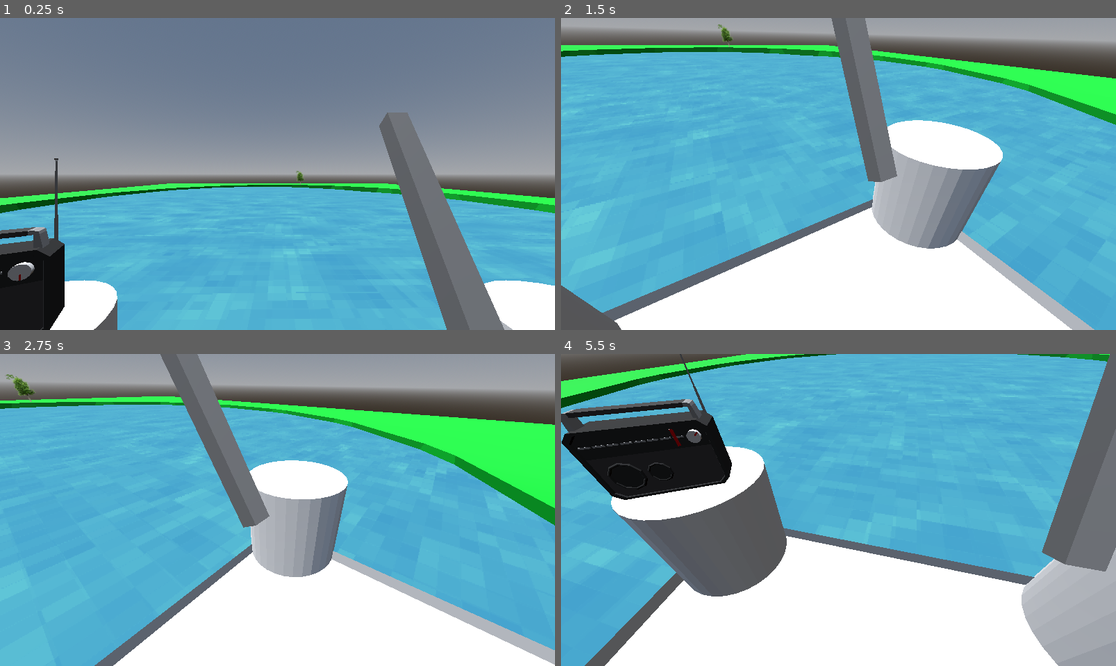
Above: before the commit, frames 1-4 (two rows, left to right).
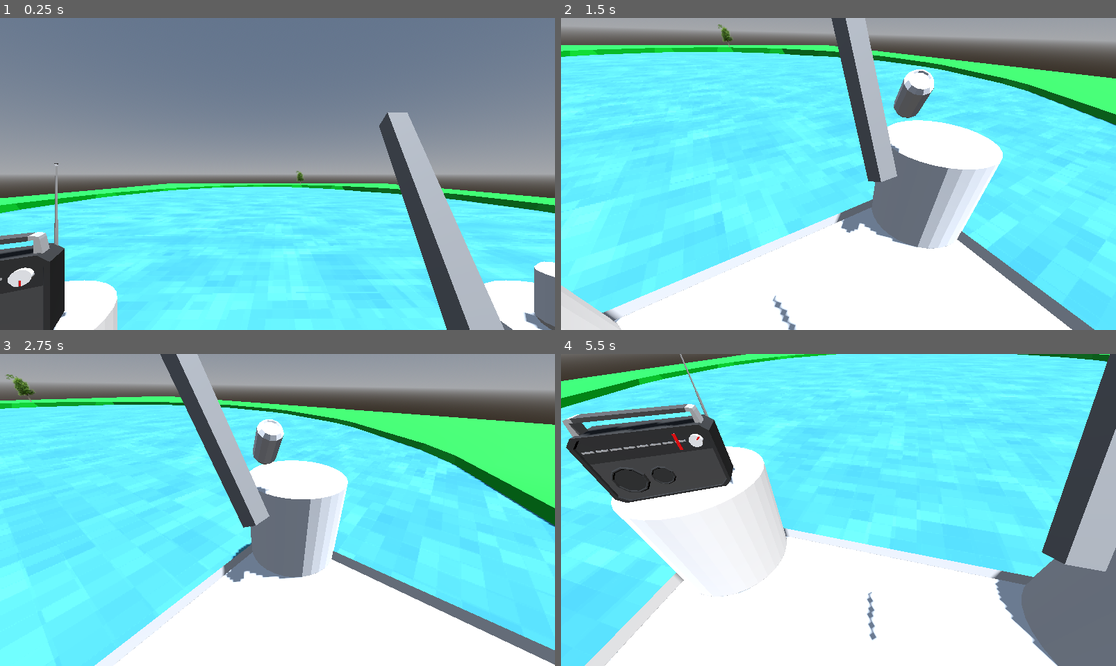
Above: after the commit, the same moments.

Repository: Herodegon/GMTK_2026
Game: Godot game, scene res://scenes/world.tscn
The game is run twice, just before and just after one commit, with the same random seed, the same clock (stepped at 60 frames per second) and the same inputs. Sound files missing from this copy of the repository are replaced by a short silence.
Inputs:
- Up to frame 1 (0.25 s): no input
- Up to frame 2 (1.5 s): hold D (right) 0.53-1.28 s; hold E (interact) 0.53-1.28 s; hold S (down) from 1.28 s (still down); tap E (interact) at 1.35 s
- Up to frame 3 (2.75 s): release S (down) at 2.03 s; hold D (right) from 2.03 s (still down); hold E (interact) from 2.03 s (still down)
- Up to frame 4 (5.5 s): release D (right) at 2.78 s; release E (interact) at 2.78 s; hold W (up) 2.78-3.53 s; tap E (interact) at 2.85, 4.35 s; hold E (interact) 3.53-4.28 s; hold A (left) 3.53-5.03 s; hold S (down) from 5.03 s (still down); hold E (interact) from 5.03 s (still down)

The runs differ from the first frame. In frame 1, 44% of the frame differs, in the area x 0-100%, y 30-100%; in frame 2, 70%; in frame 3, 67%; in frame 4, 74%, in the area x 0-100%, y 0-100%.

Commit message:
added deer drinking

Diff:
--- /dev/null
+++ b/scenes/beer.tscn
@@ -0,0 +1,77 @@
+[gd_scene format=3 uid="uid://cx511b2r3d43t"]
+
+[ext_resource type="Script" uid="uid://bpjbulxv4sm46" path="res://scripts/beer.gd" id="1_31xl2"]
+[ext_resource type="PackedScene" uid="uid://ir7o3tb33h4h" path="res://assets/models/beer.fbx" id="2_he3c0"]
+
+[sub_resource type="Animation" id="Animation_he3c0"]
+length = 0.001
+tracks/0/type = "value"
+tracks/0/imported = false
+tracks/0/enabled = true
+tracks/0/path = NodePath("beer:position")
+tracks/0/interp = 1
+tracks/0/loop_wrap = true
+tracks/0/keys = {
+"times": PackedFloat32Array(0),
+"transitions": PackedFloat32Array(1),
+"update": 0,
+"values": [Vector3(0, 0, 0)]
+}
+tracks/1/type = "value"
+tracks/1/imported = false
+tracks/1/enabled = true
+tracks/1/path = NodePath("beer:rotation")
+tracks/1/interp = 1
+tracks/1/loop_wrap = true
+tracks/1/keys = {
+"times": PackedFloat32Array(0),
+"transitions": PackedFloat32Array(1),
+"update": 0,
+"values": [Vector3(0, 0, 0)]
+}
+
+[sub_resource type="Animation" id="Animation_31xl2"]
+resource_name = "drink"
+length = 3.0000000000000004
+step = 0.1
+tracks/0/type = "value"
+tracks/0/imported = false
+tracks/0/enabled = true
+tracks/0/path = NodePath("beer:position")
+tracks/0/interp = 2
+tracks/0/loop_wrap = true
+tracks/0/keys = {
+"times": PackedFloat32Array(0, 1, 1.5, 2, 3),
+"transitions": PackedFloat32Array(1, 1, 1, 1, 1),
+"update": 0,
+"values": [Vector3(0, 0, 0), Vector3(-0.5413608, 0.6175966, 0.08629234), Vector3(-0.56203973, 0.8741943, 0.07469684), Vector3(-0.5413608, 0.6175966, 0.08629234), Vector3(0, 0, 0)]
+}
+tracks/1/type = "value"
+tracks/1/imported = false
+tracks/1/enabled = true
+tracks/1/path = NodePath("beer:rotation")
+tracks/1/interp = 2
+tracks/1/loop_wrap = true
+tracks/1/keys = {
+"times": PackedFloat32Array(0, 1, 1.5, 2, 3),
+"transitions": PackedFloat32Array(1, 1, 1, 1, 1),
+"update": 0,
+"values": [Vector3(0, 0, 0), Vector3(0.7160944, -0.3896384, 0.122160055), Vector3(1.0586878, -0.30508375, 0.18871485), Vector3(0.7160944, -0.3896384, 0.122160055), Vector3(0, 0, 0)]
+}
+
+[sub_resource type="AnimationLibrary" id="AnimationLibrary_he3c0"]
+_data = {
+&"RESET": SubResource("Animation_he3c0"),
+&"drink": SubResource("Animation_31xl2")
+}
+
+[node name="Beer" type="Node3D" unique_id=1067645362]
+script = ExtResource("1_31xl2")
+
+[node name="beer" parent="." unique_id=1338220165 instance=ExtResource("2_he3c0")]
+transform = Transform3D(0.6000001, 0, 0, 0, 0.6, 0, 0, 0, 0.59999996, 0, 0, 0)
+
+[node name="Animator" type="AnimationPlayer" parent="." unique_id=1039607564]
+libraries/ = SubResource("AnimationLibrary_he3c0")
+
+[connection signal="animation_finished" from="Animator" to="." method="_on_animator_animation_finished"]
--- a/scenes/world.tscn
+++ b/scenes/world.tscn
@@ -6,6 +6,7 @@
 [ext_resource type="PackedScene" uid="uid://cvmxuyikecdj0" path="res://assets/models/lake_dock.glb" id="4_k0juu"]
 [ext_resource type="Texture2D" uid="uid://cop2q3jl40x72" path="res://assets/sprites/tree.png" id="5_71j4m"]
 [ext_resource type="PackedScene" uid="uid://s4qt08baqykk" path="res://scenes/radio.tscn" id="6_qfnet"]
+[ext_resource type="PackedScene" uid="uid://cx511b2r3d43t" path="res://scenes/beer.tscn" id="7_i7141"]
 
 [sub_resource type="ProceduralSkyMaterial" id="ProceduralSkyMaterial_rwgxs"]
 
@@ -50,7 +51,8 @@
 environment = SubResource("Environment_wnsco")
 
 [node name="Sun" type="DirectionalLight3D" parent="." unique_id=1065809548]
-transform = Transform3D(-0.45209804, 0.86157525, -0.23085842, 1.8333646e-09, 0.2588191, 0.9659258, 0.89196813, 0.43669328, -0.11701165, 0, 0, 0)
+transform = Transform3D(0.73947954, -0.65024096, 0.17423151, -4.721209e-09, 0.2588191, 0.9659258, -0.67317903, -0.71428245, 0.19139144, 0, 0, 0)
+shadow_enabled = true
 
 [node name="Player" parent="." unique_id=390882609 instance=ExtResource("1_nnsk1")]
 transform = Transform3D(1, 0, 0, 0, 1, 0, 0, 0, 1, 0, 1, 0)
@@ -73,4 +75,7 @@
 texture = ExtResource("5_71j4m")
 
 [node name="radio" parent="." unique_id=221357753 instance=ExtResource("6_qfnet")]
-transform = Transform3D(0.67594, 0, 0.42790794, 0, 0.8, 0, -0.42790794, 0, 0.67594, -2.835584, -0.51936126, -1.7732098)
+transform = Transform3D(0.67594, 0, 0.42790794, 0, 0.8, 0, -0.42790794, 0, 0.67594, -2.835584, -0.569517, -1.7732098)
+
+[node name="Beer" parent="." unique_id=1067645362 instance=ExtResource("7_i7141")]
+transform = Transform3D(1, 0, 0, 0, 1, 0, 0, 0, 1, 2.861028, -0.23782977, -2.0249205)
--- /dev/null
+++ b/scripts/beer.gd
@@ -0,0 +1,15 @@
+extends Node3D
+
+var drinking: bool = false
+
+func _ready() -> void:
+	EventBus.beer_interact.connect(drink)
+
+func drink():
+	while !drinking:
+		drinking = true
+		$Animator.play("drink")
+
+func _on_animator_animation_finished(anim_name):
+	if anim_name == "drink":
+		drinking = false
--- a/scripts/event_bus.gd
+++ b/scripts/event_bus.gd
@@ -2,3 +2,5 @@
 
 signal radio_interact
 signal radio_prompt
+
+signal beer_interact
--- a/scripts/player.gd
+++ b/scripts/player.gd
@@ -52,5 +52,6 @@
 			EventBus.radio_interact.emit()
 		2:
 			print("beer")
+			EventBus.beer_interact.emit()
 		3:
 			print("bait")
Binary file added: assets/models/beer.fbx
Not shown, added: assets/models/beer.fbx.import
Not shown, added: scripts/beer.gd.uid
